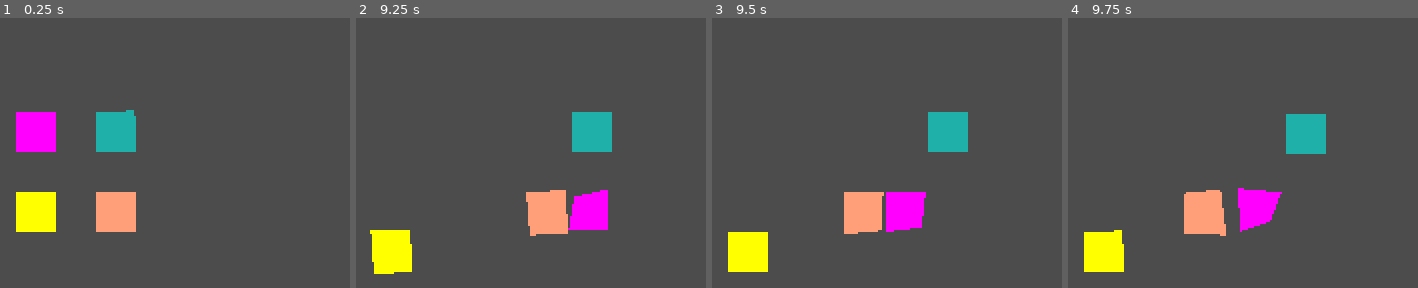
Above: before the commit, frames 1-4 (left to right).
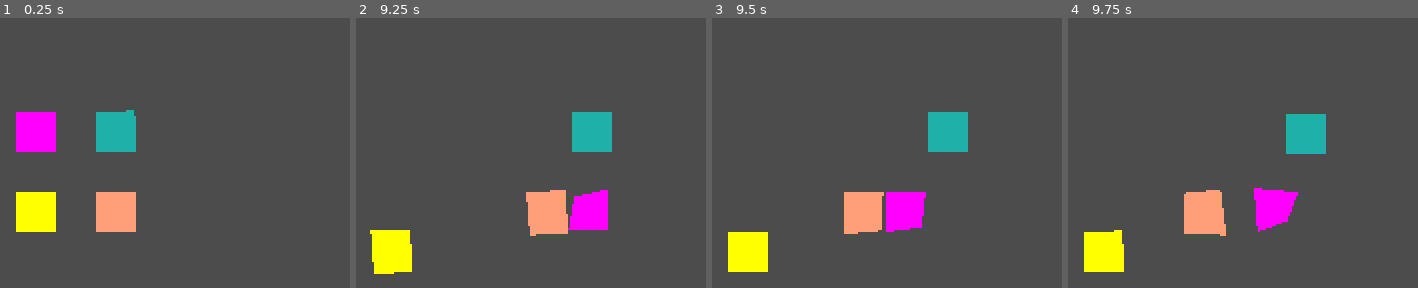
Above: after the commit, the same moments.

Repository: sustainablelab/eat-and-poop
Game: Godot game, scene res://scenes/Main.tscn
Two runs of this game, one before a commit and one after it. Both use one fixed random seed, a clock stepped at 60 frames per second and the inputs below.
Inputs:
- Up to frame 1 (0.25 s): no input
- Up to frame 2 (9.25 s): tap Enter at 0.5 s; hold Right (ui_right) 0.53-1.28 s; tap L at 0.6, 6.6 s; hold Down (ui_down) 1.28-2.03 s; tap H at 1.35, 7.35 s; hold Right (ui_right) 2.03-2.78 s; tap K at 2.1, 8.1 s; hold Up (ui_up) 2.78-3.53 s; tap J at 2.85, 8.85 s; hold Left (ui_left) 3.53-5.03 s; tap P at 3.6 s; tap U at 4.35 s; hold Down (ui_down) 5.03-5.78 s; tap O at 5.1 s; hold Right (ui_right) 5.78-6.53 s; tap I at 5.85 s; hold Up (ui_up) 6.53-7.28 s; hold Right (ui_right) 7.28-8.03 s; hold Down (ui_down) 8.03-8.78 s; hold Left (ui_left) from 8.78 s (still down)
- Up to frame 3 (9.5 s): keep holding Left (ui_left)
- Up to frame 4 (9.75 s): release Left (ui_left) at 9.53 s; hold Up (ui_up) from 9.53 s (still down); tap P at 9.6 s

Frames 1-3 are identical in both runs. In frame 4, 1.4% of the frame differs, in the area x 48-66%, y 62-80%.

Commit message:
Player tracks their own latest `grid_position`

Diff:
--- a/scripts/Player.gd
+++ b/scripts/Player.gd
@@ -63,6 +63,10 @@
 
 # Hardcode player's starting position for testing.
 var start_position: Vector2 = Vector2(100.0, 100.0)
+# Player tracks there latest position on the grid.
+#	This differentiates from `position`, which changes during Tweens.
+#	`_grid_position` only updates after a Tween.
+var _grid_position: Vector2 = Vector2(100.0, 100.0)
 
 func _ready() -> void:
 	# Inherit parent.DEBUGGING if this scene is not the entry point.
@@ -90,6 +94,9 @@
 	# Use starting position set by Parent Node.
 	# This uses the default start_position when testing Player.
 	position = start_position
+
+	# Initialize the player's official Grid position
+	_grid_position = position
 
 	# Setup the HitBox: override HitBox size (half_extents)
 	# player_hitbox.half_extents = Vector2(grid.SIZE/1.5, grid.SIZE/1.5)
@@ -275,12 +282,13 @@
 func move(direction: Vector2, speed: float = speed_from_regular_movement()) -> void:
 	# Calculate relative and absolute destination.
 	var relative_movement = (direction * grid.SIZE) # for RayCast
-	var destination = position + relative_movement # for Tween
+	# var destination = position + relative_movement # for Tween
+	var destination = _grid_position + relative_movement # for Tween
 
 	var DEBUGGING_WRAPAROUND := false
 	if DEBUGGING_WRAPAROUND:
 		print("Me before: {m}, after: {a}, World Bounds: {wp}-{we}".format({
-			"m": position.x,
+			"m": _grid_position.x,
 			"a": destination.x,
 			"wp": world.position.x,
 			"we": world.end.x,
@@ -319,7 +327,7 @@
 	_done = smooth_move.interpolate_property(
 		self, # object
 		"position", # property name
-		position, # start
+		position, # start (whether on or off grid)
 		destination, # stop
 		speed, # time it takes to move in seconds
 		Tween.TRANS_SINE,
@@ -347,12 +355,15 @@
 	is_moving = true
 	player_block.express_motion()
 
+
 	if DEBUGGING_TWEEN:
 		print("tween start:")
 
 
 func _on_smooth_move_completed(_object, _key): # _vars are unused
 	is_moving = false
+	# Update Player's knowledge of their grid position
+	_grid_position = position
 	player_block.express_standing_still()
 	poop_timer.start(stand_sec)
 
